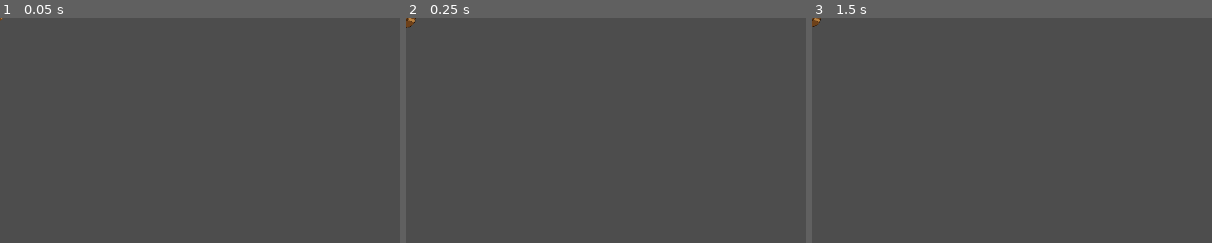
Above: before the commit, frames 1-3 (left to right).
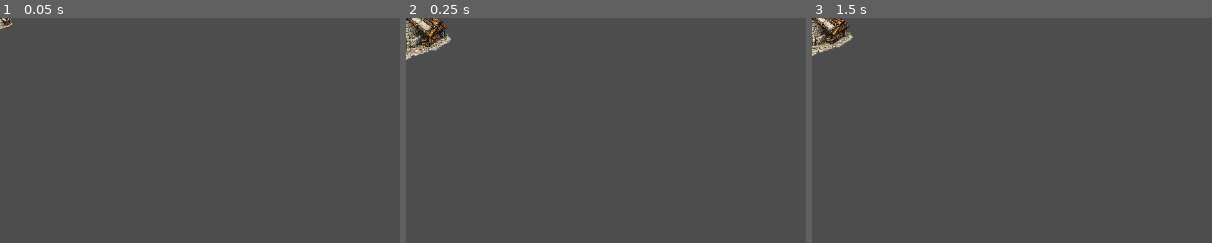
Above: after the commit, the same moments.

Repository: a1ex-w/SurvivorIO
Game: Godot game, scene res://scenes/object/windmill.tscn
Same seed, same stepped clock (60 frames per second), same inputs: the game is played once before the commit and once after it. This scene is started directly instead of the project's main scene.
Inputs (mouse positions are % of the whole screen's width and height, from its top left):
- Up to frame 1 (0.05 s): no input
- Up to frame 2 (0.25 s): no input
- Up to frame 3 (1.5 s): tap Enter (chat) at 0.5 s; move the mouse to (72, 45) at 0.52 s; hold D (walkRight) 0.53-1.28 s; hold Enter (chat) 0.53-1.28 s; click (72, 45) at 0.67 s; tap Space at 1.25 s; move the mouse to (30, 55) at 1.27 s; hold S (walkDown) from 1.28 s (still down); tap E (interact) at 1.35 s
The pictures show only the part of the screen within x 0-50%, y 0-50%; the shares and areas given below are measured in that part.

The runs differ from the first frame. In frame 1, 0.1% of the frame differs, in the area x 0-3%, y 0-5%; in frame 2, 1.4%, in the area x 0-12%, y 0-19%; in frame 3, 1.2%.

Commit message:
Restore original windmill sprite, scale to match 128x128 hitbox
Reverts my 256x256 placeholder back to the original 916x865 pixel art.
Scale updated from 0.14 to 0.148 so the sprite height (865px) fills the
128px collision shape height: 865 * 0.148 ≈ 128. Animation keyframes
updated to match.

Co-Authored-By: Claude Sonnet 4.6 <noreply@anthropic.com>

Diff:
--- a/scenes/object/windmill.gd
+++ b/scenes/object/windmill.gd
@@ -7,7 +7,8 @@
 # before calling super._ready(). See placeable_object.gd for the full extension pattern.
 extends "res://scenes/object/placeable_object.gd"
 
-const SCALE := Vector2(0.14, 0.14)
+# Scale chosen so the 916x865 sprite fills the 128x128 collision shape: 128/865 ≈ 0.148
+const SCALE := Vector2(0.148, 0.148)
 
 func _ready() -> void:
 	score_per_interval = 10  # +10 score to owner every 10 seconds
--- a/scenes/object/windmill.tscn
+++ b/scenes/object/windmill.tscn
@@ -26,7 +26,7 @@
 "times": PackedFloat32Array(0, 0.1, 0.5),
 "transitions": PackedFloat32Array(1, 1, 1),
 "update": 0,
-"values": [Vector2(0.14, 0.14), Vector2(0.168, 0.168), Vector2(0.006, 0.006)]
+"values": [Vector2(0.148, 0.148), Vector2(0.178, 0.178), Vector2(0.006, 0.006)]
 }
 tracks/1/type = "method"
 tracks/1/imported = false
@@ -71,7 +71,7 @@
 "times": PackedFloat32Array(0, 0.0001, 0.2, 0.3),
 "transitions": PackedFloat32Array(1, 1, 1, 1),
 "update": 0,
-"values": [Vector2(0.14, 0.14), Vector2(0, 0), Vector2(0.168, 0.168), Vector2(0.14, 0.14)]
+"values": [Vector2(0.148, 0.148), Vector2(0, 0), Vector2(0.178, 0.178), Vector2(0.148, 0.148)]
 }
 
 [sub_resource type="AnimationLibrary" id="AnimationLibrary_windmill"]
@@ -90,7 +90,7 @@
 
 [node name="Sprite2D" type="Sprite2D" parent="."]
 texture_filter = 1
-scale = Vector2(0.14, 0.14)
+scale = Vector2(0.148, 0.148)
 
 [node name="CollisionShape2D" type="CollisionShape2D" parent="."]
 shape = SubResource("RectangleShape2D_windmill")
Binary file changed: assets/objects/windmill_world.png
